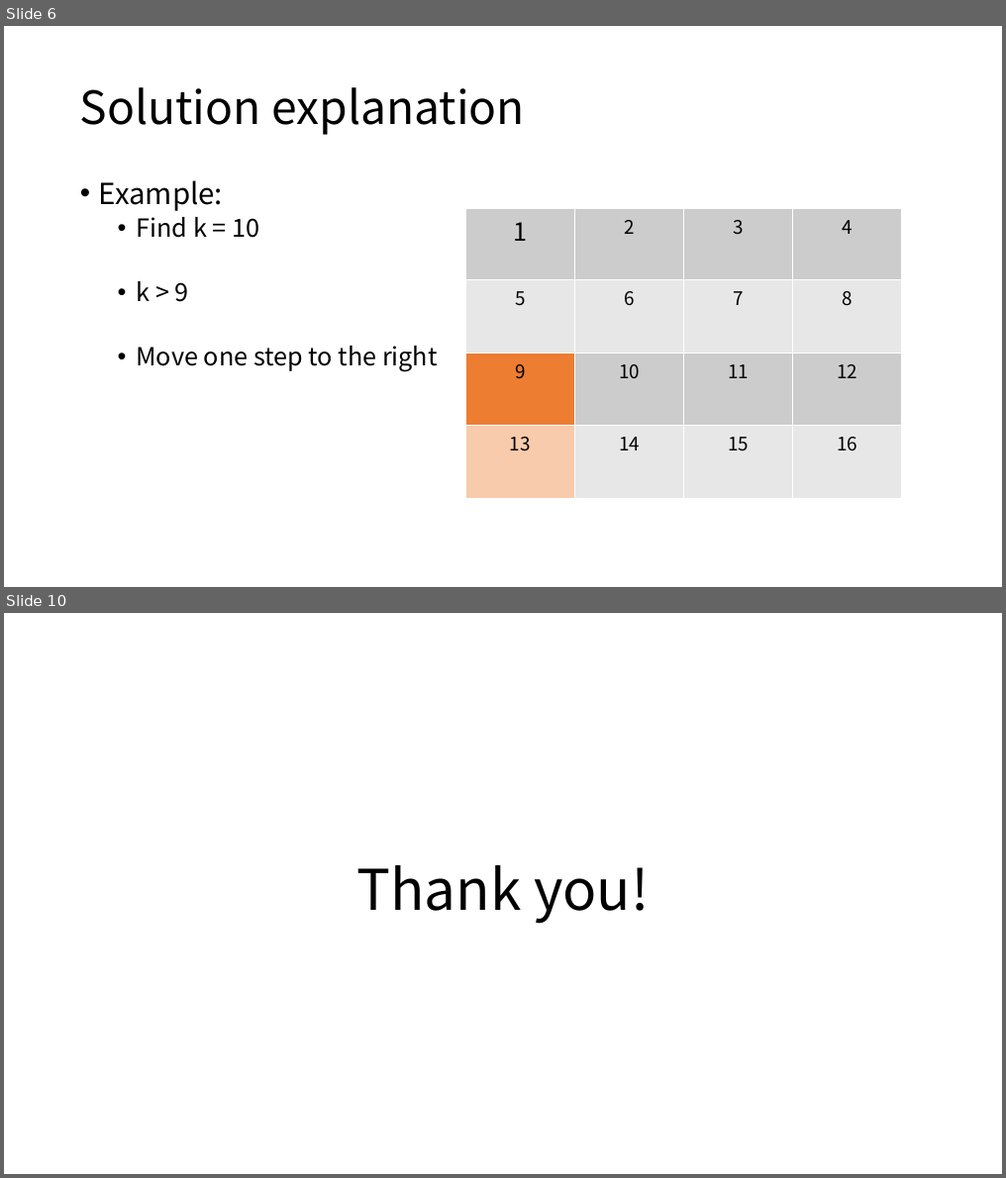
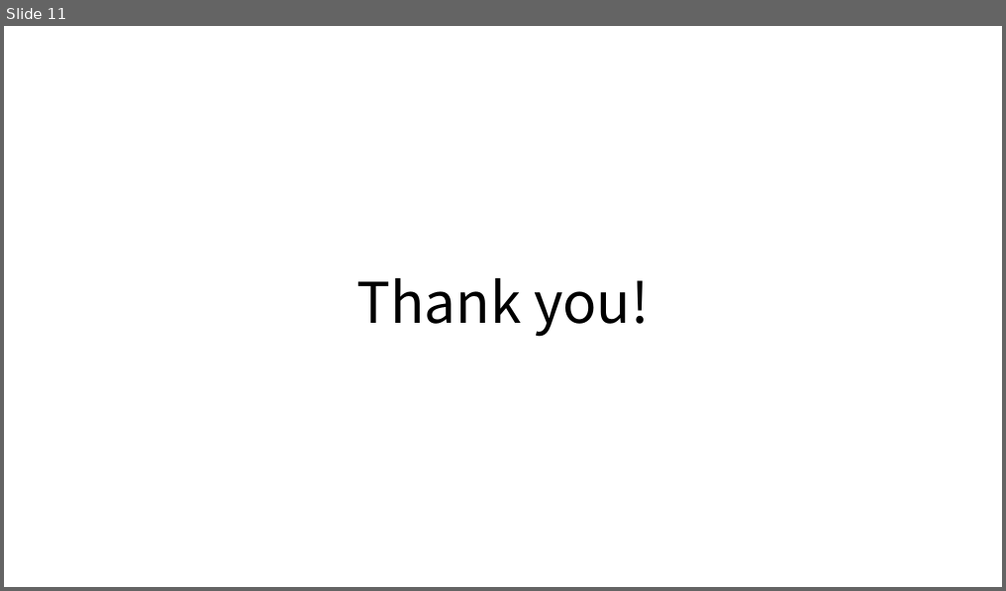
Before and after one commit to gdlee412/Problem-Solving-Techniques, a slide deck: 자료/Report template/Report for exercise or homework.pptx. Shown one above the other, each under a label of ours: slides 6 and 10 before the commit, slide 11 after it; the slides between them are not shown. The pictures are 1006x1178 and 1006x591 pixels, drawn with LibreOffice and Linux fonts; fonts in the diff are those of the drawing. Boxes give left, top, right and bottom in pixels: in the first picture for what was removed or moved away, otherwise in the second. Text is boxed around its words. In the diff, an @@ line names an element or a change of style, - is before the commit and + after.

```diff
--- a/자료/Report template/Report for exercise or homework.pptx
+++ b/자료/Report template/Report for exercise or homework.pptx
@@ slide 6 removed at [4,26,1002,587], background #FFFFFF @@
@@ title removed at [80,87,525,135] @@
-Solution explanation
@@ text removed at [99,180,438,372] @@
-• Example:
-  • Find k = 10
-  • k > 9
-  • Move one step to the right
@@ table removed at [466,209,903,498], 4 rows, 4 columns @@
-1 | 2 | 3 | 4
-5 | 6 | 7 | 8
-9 | 10 | 11 | 12
-13 | 14 | 15 | 16
@@ what was slide 10 is now slide 11 @@
```
Also in this commit, not shown: 4 slides changed, 6 slides added, 4 other slides removed, 1 other file.
